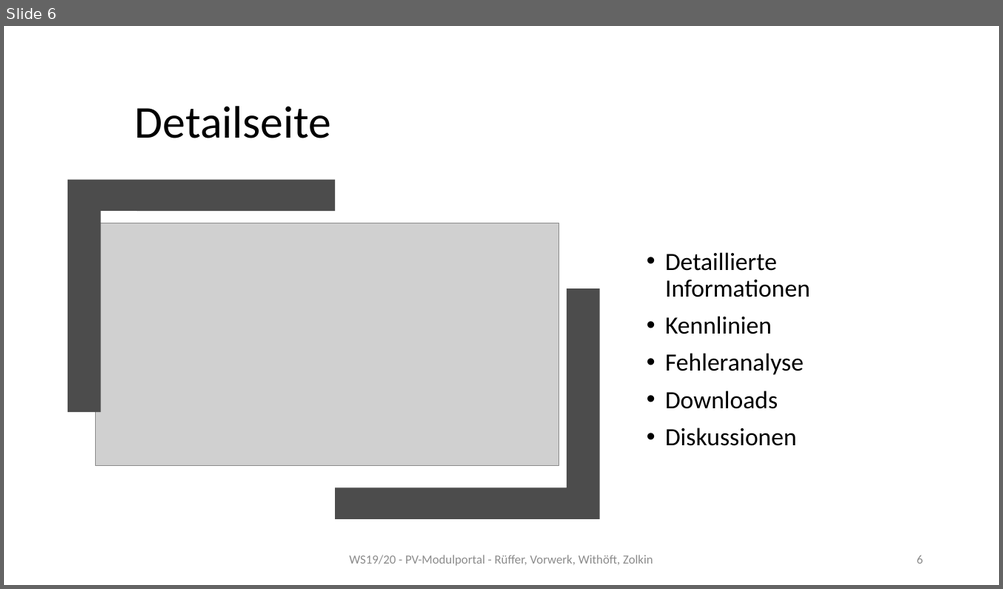
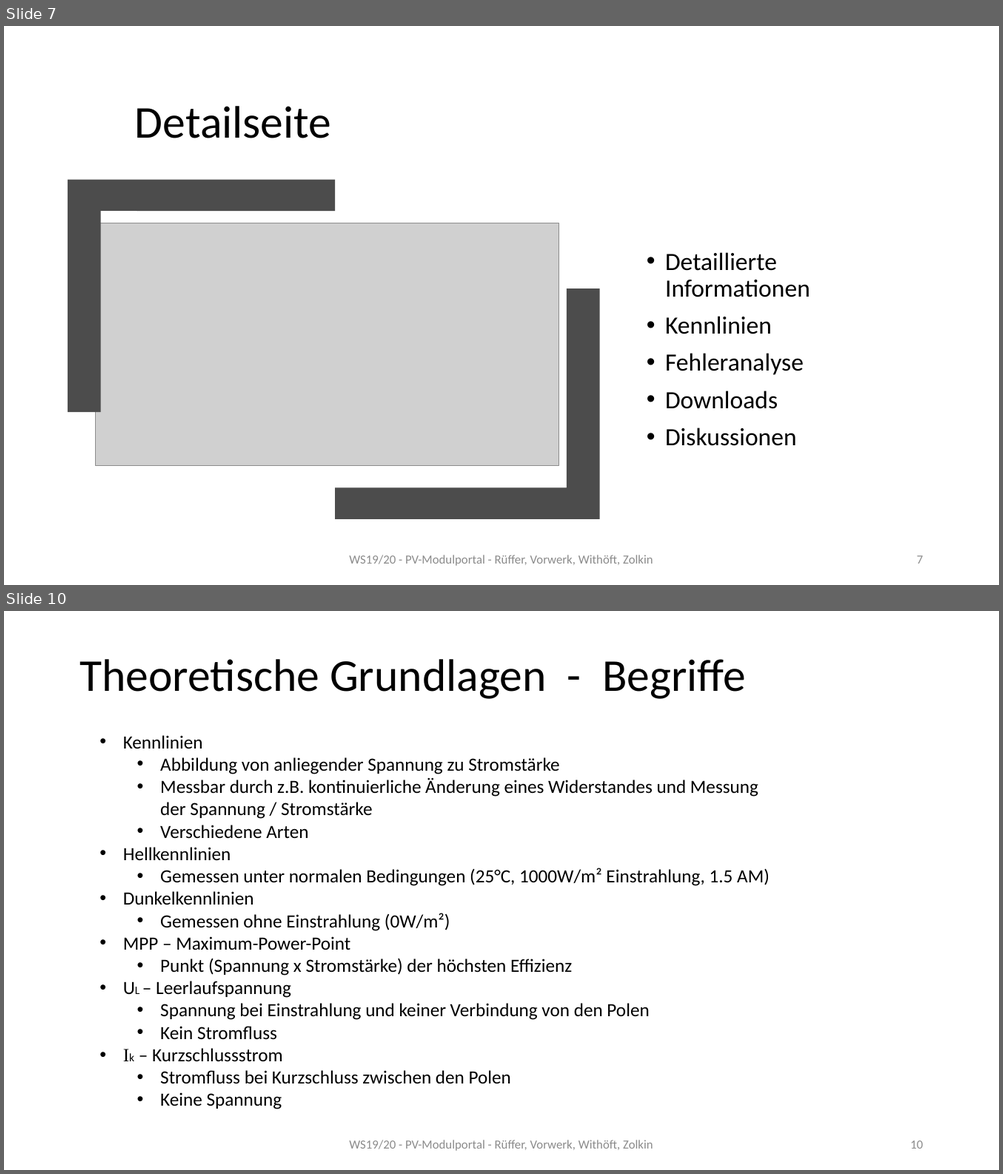
Before and after one commit to mwithoeft/Webengineering, a slide deck: docs/Seminarvortrag.pptx. Shown one above the other, each under a label of ours: slide 6 before the commit, slides 7 and 10 after it; the slides between them are not shown. The pictures are 1003x589 and 1003x1174 pixels, drawn with LibreOffice and Linux fonts; fonts in the diff are those of the drawing; grey boxes stand for pictures. Boxes give left, top, right and bottom in pixels: in the first picture for what was removed or moved away, otherwise in the second. Text is boxed around its words. In the diff, an @@ line names an element or a change of style, - is before the commit and + after.

```diff
--- a/docs/Seminarvortrag.pptx
+++ b/docs/Seminarvortrag.pptx
@@ slide 10 added at [4,611,999,1170], background #FFFFFF @@
@@ title added at [79,659,745,699], 44 pt, text #000000 @@
+Theoretische Grundlagen - Begriffe
@@ text added at [123,735,769,1110], 18 pt, text #000000 @@
+• Kennlinien
+  • Abbildung von anliegender Spannung zu Stromstärke
+  • Messbar durch z.B. kontinuierliche Änderung eines Widerstandes und Messung der Spannung / Stromstärke
+  • Verschiedene Arten
+• Hellkennlinien
+  • Gemessen unter normalen Bedingungen (25°C, 1000W/m² Einstrahlung, 1.5 AM)
+• Dunkelkennlinien
+  • Gemessen ohne Einstrahlung (0W/m²)
+• MPP – Maximum-Power-Point
+  • Punkt (Spannung x Stromstärke) der höchsten Effizienz
+• UL – Leerlaufspannung
+  • Spannung bei Einstrahlung und keiner Verbindung von den Polen
+  • Kein Stromfluss
+• Ik – Kurzschlussstrom
+  • Stromfluss bei Kurzschluss zwischen den Polen
+  • Keine Spannung
@@ text added at [349,1140,653,1151], 12 pt, text #8C8C8C @@
+WS19/20 - PV-Modulportal - Rüffer, Vorwerk, Withöft, Zolkin
@@ page number added at [910,1141,922,1149], 12 pt, text #8C8C8C @@
+10
@@ what was slide 6 is now slide 7 @@
@@ page number at [916,556,922,564]: text changed @@
-6
+7
```
Also in this commit, not shown: 22 other slides added, 7 other files.
